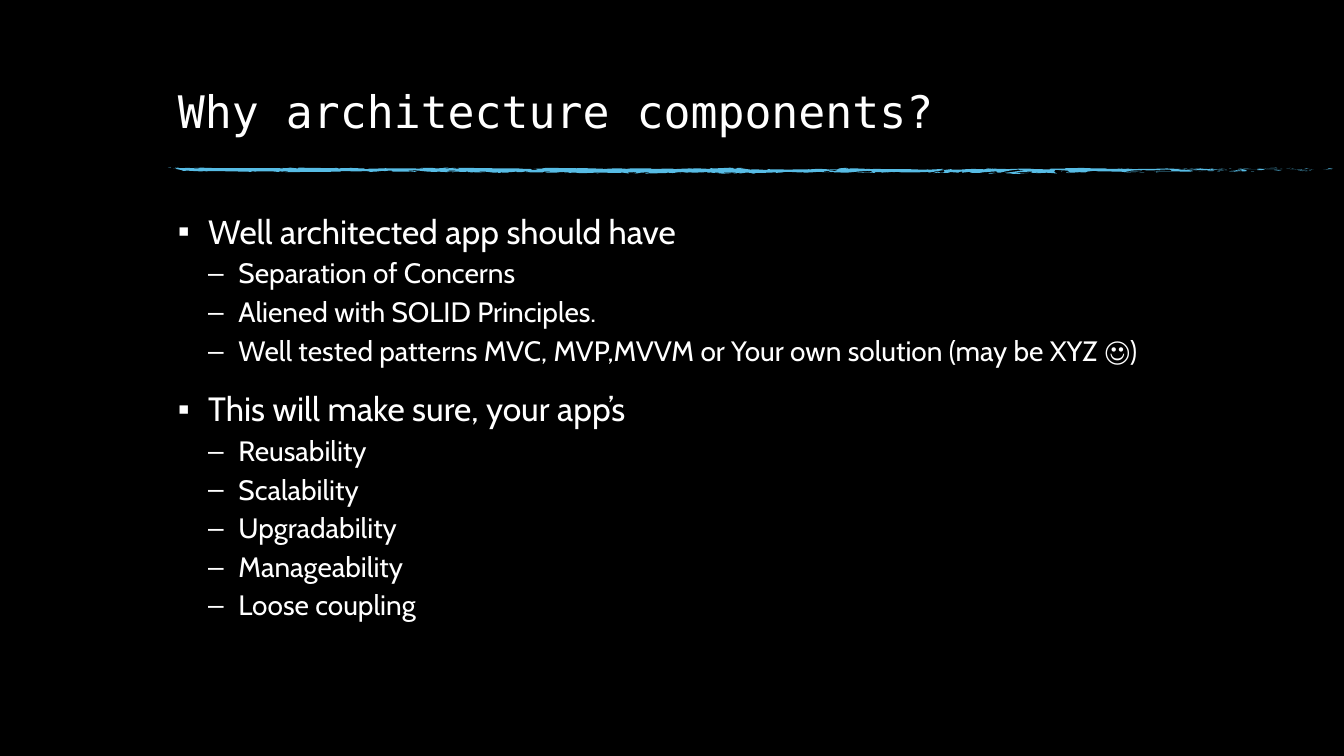
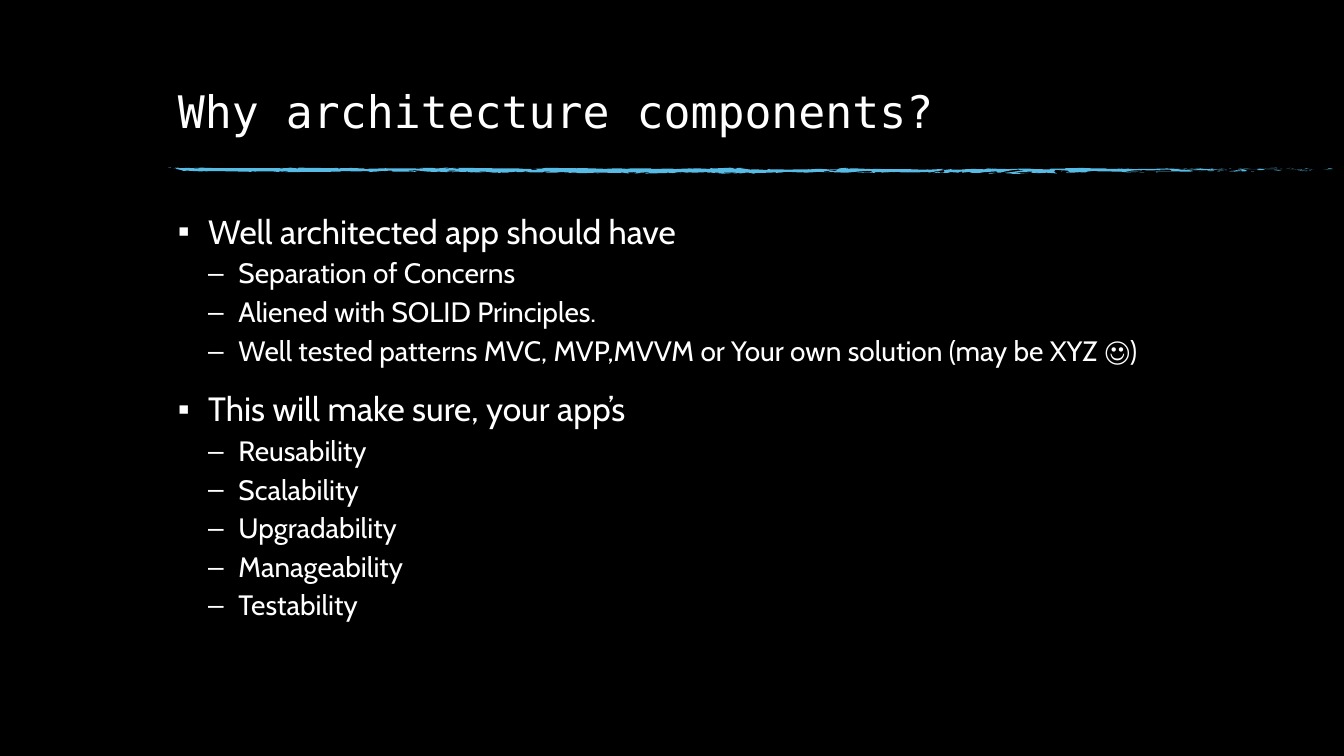
Before and after one commit to sanathe06/meetup2018-02-22, a slide deck: slide 3 of Android Architecture Components.pptx. Drawn at 1344x756 pixels with LibreOffice and Linux fonts; fonts in the diff are those of the drawing; background and template pictures are left out. Boxes give left, top, right and bottom in pixels: in the first picture for what was removed or moved away, otherwise in the second. Text is boxed around its words. In the diff, an @@ line names an element or a change of style, - is before the commit and + after.

```diff
--- a/Android Architecture Components.pptx
+++ b/Android Architecture Components.pptx
@@ text at <box>238,594,357,622</box>: text changed @@
-  – Loose coupling
+  – Testability
```
Also in this commit, not shown: 10 slides added, 6 other files.
